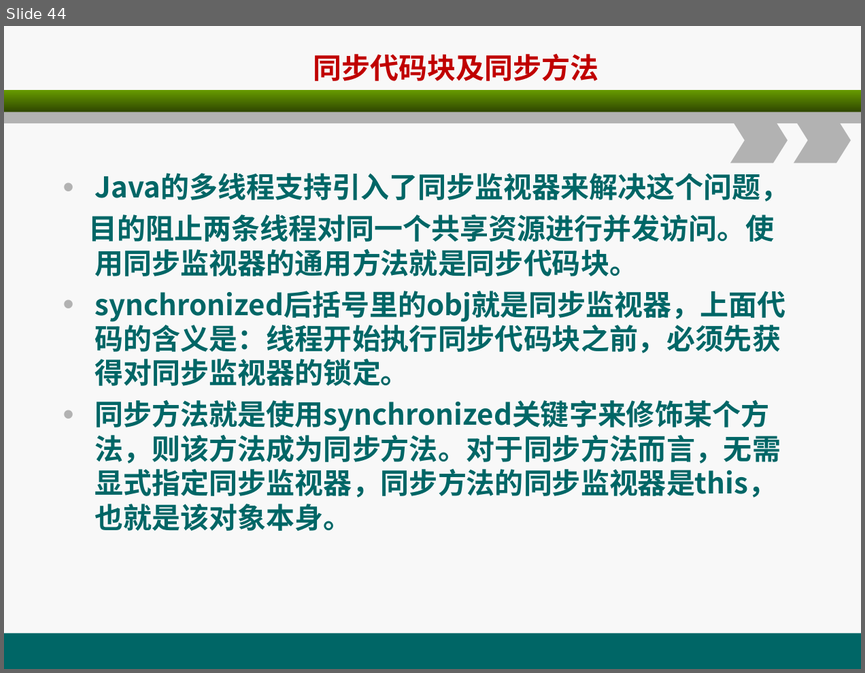
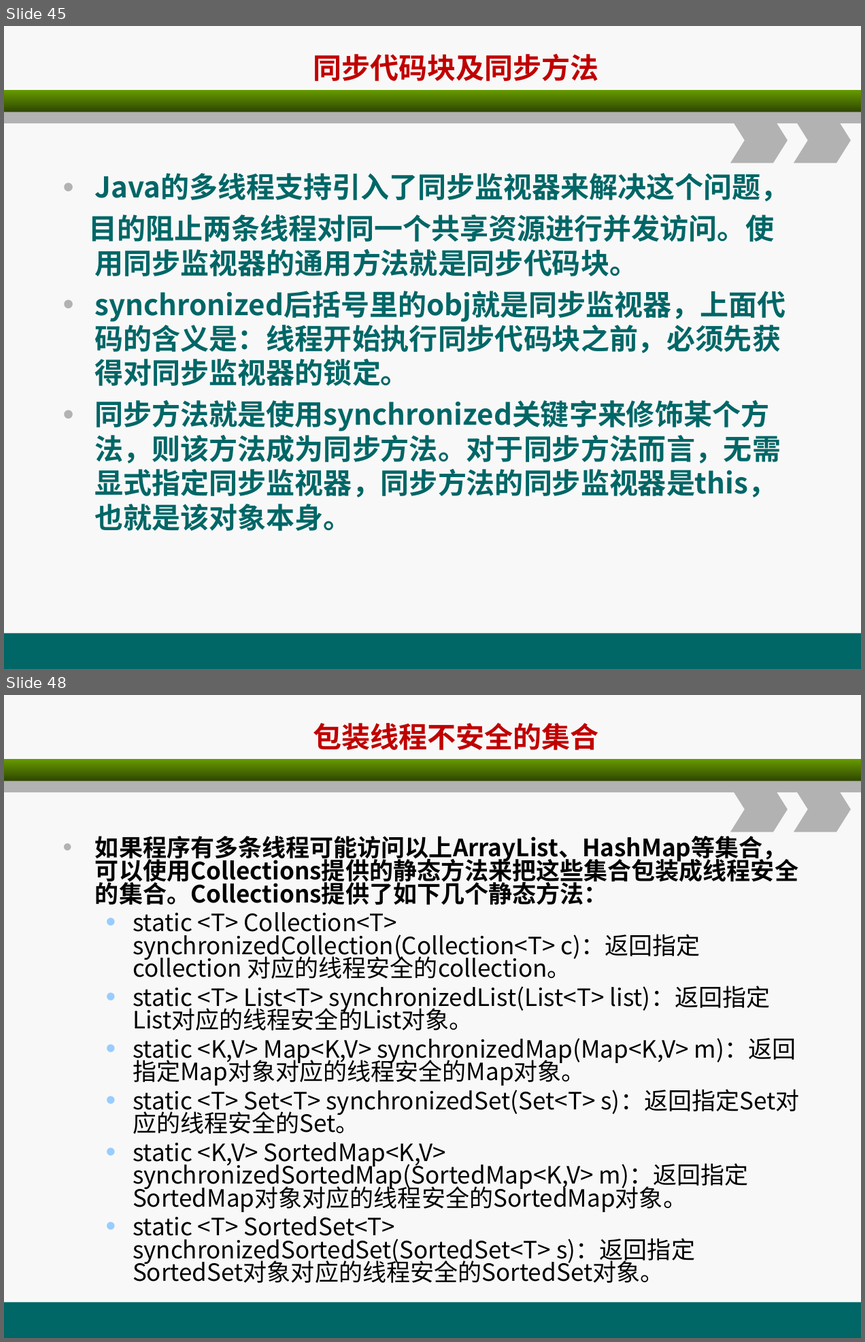
Before and after one commit to christwei/gitDoc, a slide deck: 课件/环宇/javaSE进阶/B1.ppt. Shown one above the other, each under a label of ours: slide 44 before the commit, slides 45 and 48 after it; the slides between them are not shown. The pictures are 865x673 and 865x1342 pixels, drawn with LibreOffice and Linux fonts; fonts in the diff are those of the drawing. Boxes give left, top, right and bottom in pixels: in the first picture for what was removed or moved away, otherwise in the second. Text is boxed around its words. In the diff, an @@ line names an element or a change of style, - is before the commit and + after.

```diff
--- a/课件/环宇/javaSE进阶/B1.ppt
+++ b/课件/环宇/javaSE进阶/B1.ppt
@@ slide 48 added at (4, 695, 861, 1338), background #F8F8F8; not listed: 5 template elements that a slide beside it also shows @@
@@ text added at (313, 723, 598, 750), 24 pt, text #C00000, bold @@
+包装线程不安全的集合
@@ text added at (95, 836, 799, 1283), 20 pt, text #000000 @@
+• 如果程序有多条线程可能访问以上ArrayList、HashMap等集合，可以使用Collections提供的静态方法来把这些集合包装成线程安全的集合。Collections提供了如下几个静态方法：
+  • static <T> Collection<T> synchronizedCollection(Collection<T> c)：返回指定 collection 对应的线程安全的collection。
+  • static <T> List<T> synchronizedList(List<T> list)：返回指定List对应的线程安全的List对象。
+  • static <K,V> Map<K,V> synchronizedMap(Map<K,V> m)：返回指定Map对象对应的线程安全的Map对象。
+  • static <T> Set<T> synchronizedSet(Set<T> s)：返回指定Set对应的线程安全的Set。
+  • static <K,V> SortedMap<K,V> synchronizedSortedMap(SortedMap<K,V> m)：返回指定SortedMap对象对应的线程安全的SortedMap对象。
+  • static <T> SortedSet<T> synchronizedSortedSet(SortedSet<T> s)：返回指定SortedSet对象对应的线程安全的SortedSet对象。
@@ what was slide 44 is now slide 45 @@
```
Also in this commit, not shown: 25 other slides added, 22 other files.
